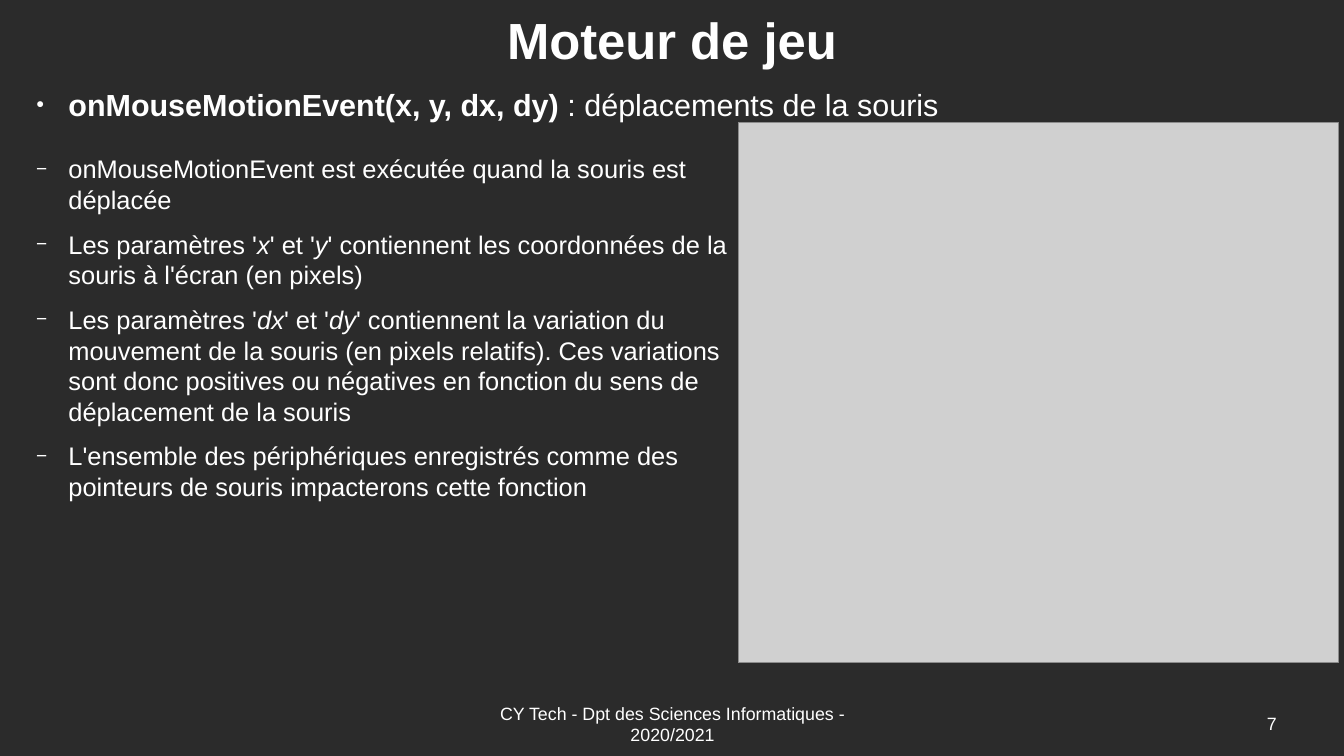
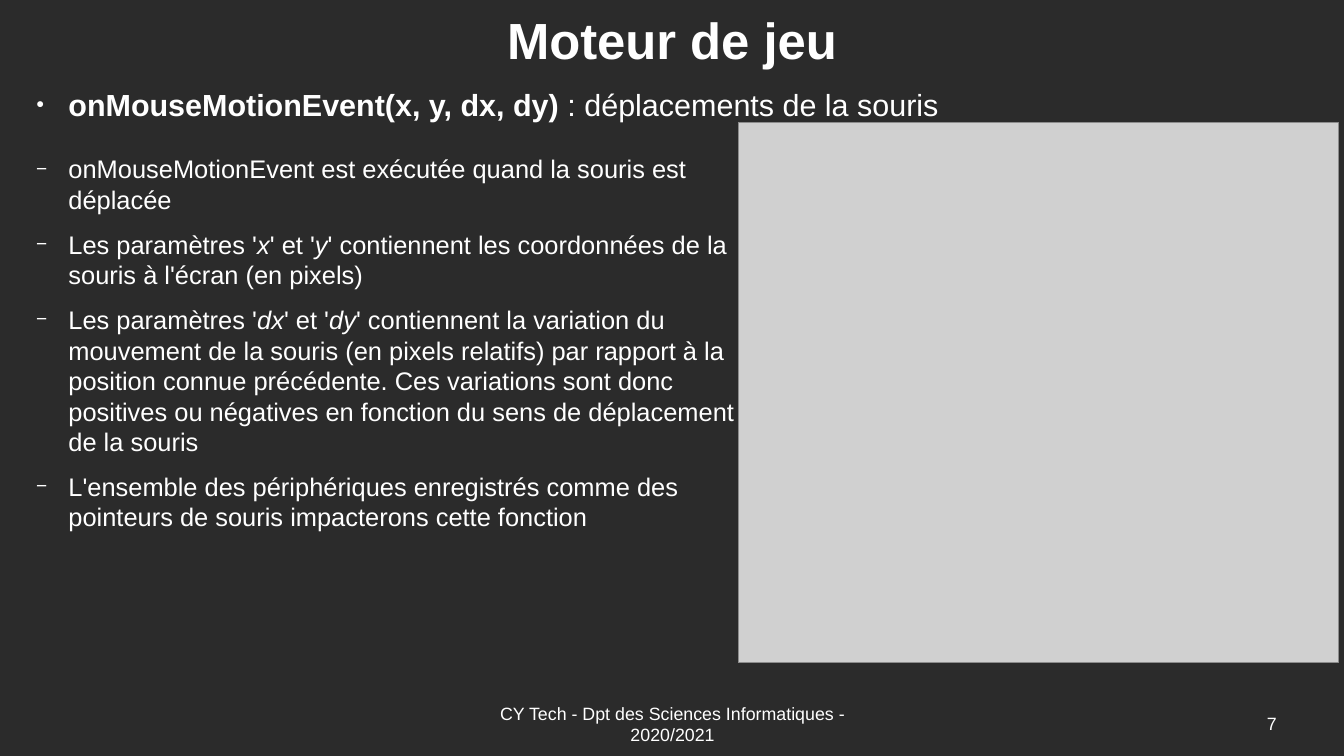
Before and after one commit to Romuald78/pyArcade, a slide deck: slide 7 of doc/UE_Libre_Jeu_Arcade_Documentation.odp. Drawn at 1344x756 pixels with LibreOffice and Linux fonts; fonts in the diff are those of the drawing; grey boxes stand for pictures; background and template pictures are left out; a plain dark background stands for a picture behind light text. Boxes give left, top, right and bottom in pixels: in the first picture for what was removed or moved away, otherwise in the second. Text is boxed around its words. In the diff, an @@ line names an element or a change of style, - is before the commit and + after.

```diff
--- a/doc/UE_Libre_Jeu_Arcade_Documentation.odp
+++ b/doc/UE_Libre_Jeu_Arcade_Documentation.odp
@@ text at bbox=[68, 310, 734, 452]: text changed @@
-  − Les paramètres 'dx' et 'dy' contiennent la variation du mouvement de la souris (en pixels relatifs). Ces variations sont donc positives ou négatives en fonction du sens de déplacement de la souris
+  − Les paramètres 'dx' et 'dy' contiennent la variation du mouvement de la souris (en pixels relatifs) par rapport à la position connue précédente. Ces variations sont donc positives ou négatives en fonction du sens de déplacement de la souris
```
Also in this commit, not shown: 3 other slides changed, 1 slide removed, 3 other files.
